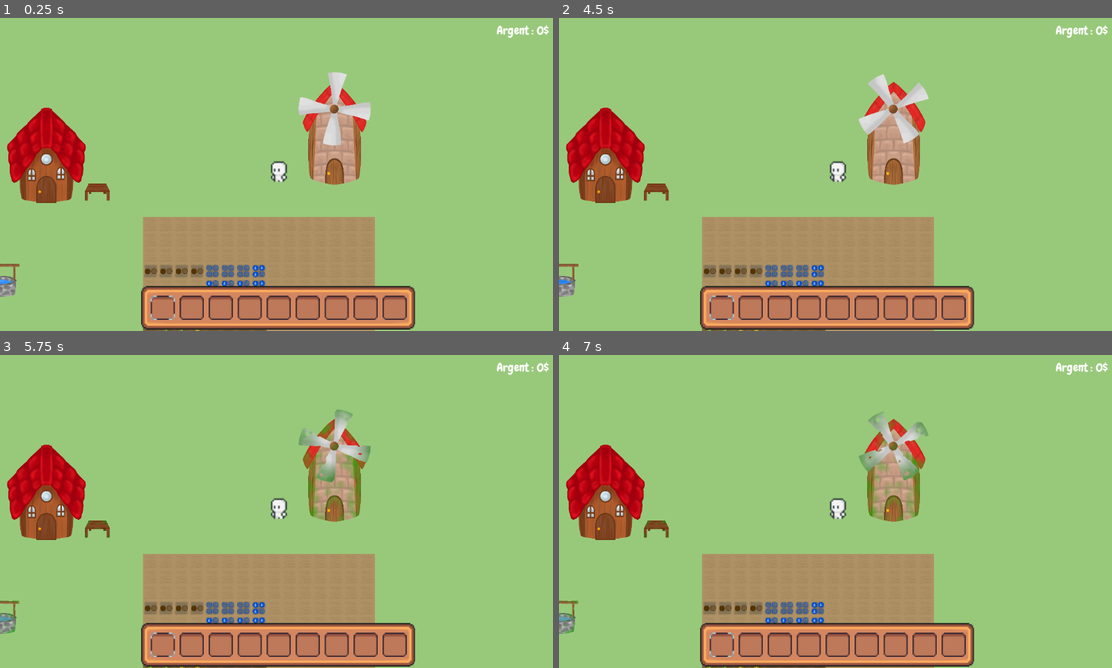
Above: before the commit, frames 1-4 (two rows, left to right).
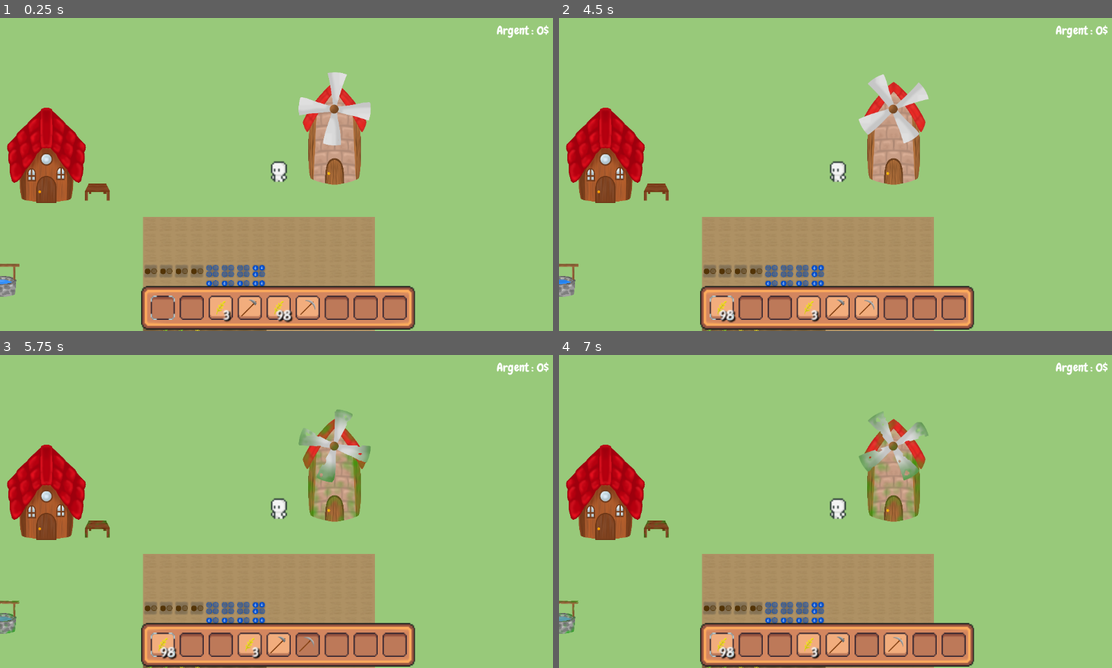
Above: after the commit, the same moments.

Repository: LaClimSx/Back-to-the-roots
Game: Godot game, scene res://Scenes/world.tscn
The game is run twice, just before and just after one commit, with the same random seed, the same clock (stepped at 60 frames per second) and the same inputs.
Inputs (mouse positions are in pixels of both pictures, inside the frame that each line leads up to):
- Up to frame 1 (0.25 s): no input
- Up to frame 2 (4.5 s): click (719, 309) at 0.5 s; click (752, 309) at 1.25 s; click (780, 309) at 2 s; click (807, 309) at 2.75 s; click (835, 309) at 3.5 s; move the mouse to (957, 158) at 4.27 s; hold Right (move_right) from 4.28 s (still down); hold Space (Interact) from 4.28 s (still down); click (957, 158) at 4.42 s
- Up to frame 3 (5.75 s): release Right (move_right) at 5 s; release Space (Interact) at 5 s; click (309, 646) at 5 s
- Up to frame 4 (7 s): click (896, 646) at 5.75 s; click (923, 646) at 6.5 s

The runs differ from the first frame. In frame 1, 1.0% of the frame differs, in the area x 37-58%, y 89-98%; in frame 2, 1.0%; in frame 3, 0.8%; in frame 4, 1.0%, in the area x 27-63%, y 89-98%.
Error before the commit: Parse Error: Expected indented block after function declaration. (res://Inventory/inventory_gui.gd:200)
Error after the commit: Invalid operands 'Vector2' and 'Nil' in operator '*'. (res://Scripts/player.gd:35)

Commit message:
Update inventory_gui.gd

Diff:
--- a/Inventory/inventory_gui.gd
+++ b/Inventory/inventory_gui.gd
@@ -197,5 +197,6 @@
 
 	updateItemInHand()
 
-func sell_flour(all: bool, unit_price: int) -> void:
-	#CHERCHE Farine dans inventaire
+func sell_item(name: String, all: bool, unit_price: int) -> void:
+	pass
+	#TODO: Ecrire le corps de la fonction
